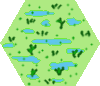
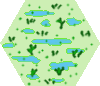
Layer changes from the first (100, 86) image to the second:
painted on "hex.jpg" over [0, 0, 100, 86]
